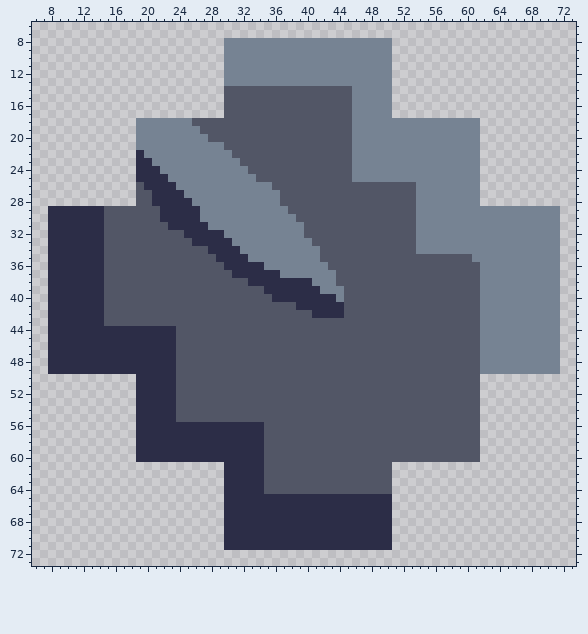
File history of a sprite sheet, sprites/entity-No3.png. Above: the version before the commit.
The file is 80x80 pixels. Shown: x 6..73, y 6..73.
The same view after the edit:
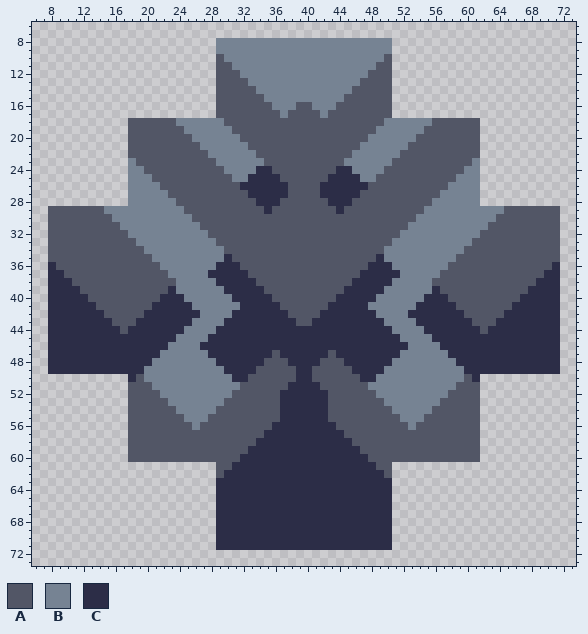
Palette (. is transparent): A #525666  B #768393  C #2c2d47
Diff:
y 8..9: x 29 . -> B
y 10: x 29 . -> A; x 50 B -> A
y 11: x 29..30 .B -> AA; x 49..50 BB -> AA
y 12: x 29..31 .BB -> AAA; x 48..50 BBB -> AAA
y 13: x 29..32 .BBB -> AAAA; x 47..50 BBBB -> AAAA
y 14: x 29 . -> A; x 34..50 AAAAAAAAAAAABBBBB -> BBBBBBBBBBBBAAAAA
y 15: x 29 . -> A; x 35..44 AAAAAAAAAA -> BBBBBBBBBB; x 46..50 BBBBB -> AAAAA
y 16: x 29 . -> A; x 36..38 AAA -> BBB; x 41..43 AAA -> BBB; x 46..50 BBBBB -> AAAAA
y 17: x 29 . -> A; x 37 A -> B; x 42 A -> B; x 46..50 BBBBB -> AAAAA
y 18: x 18..23 .BBBBB -> AAAAAA; x 26..29 AAAA -> BBBB; x 46..49 BBBB -> AAAA; x 56..61 BBBBBB -> AAAAAA
y 19: x 18..24 .BBBBBB -> AAAAAAA; x 27..30 AAAA -> BBBB; x 46..48 BBB -> AAA; x 55..61 BBBBBBB -> AAAAAAA
y 20: x 18..25 .BBBBBBB -> AAAAAAAA; x 28..31 AAAA -> BBBB; x 46..47 BB -> AA; x 54..61 BBBBBBBB -> AAAAAAAA
y 21: x 18..26 .BBBBBBBB -> AAAAAAAAA; x 30..32 AAA -> BBB; x 46 B -> A; x 53..61 BBBBBBBBB -> AAAAAAAAA
y 22: x 18..27 .CBBBBBBBB -> AAAAAAAAAA; x 31..33 AAA -> BBB; x 52..61 BBBBBBBBBB -> AAAAAAAAAA
y 23: x 18..28 .CCBBBBBBBB -> BAAAAAAAAAA; x 32..34 AAA -> BBB; x 45 A -> B; x 51..60 BBBBBBBBBB -> AAAAAAAAAA
y 24: x 18..29 .CCCBBBBBBBB -> BBAAAAAAAAAA; x 33..35 AAA -> BCC; x 44..45 AA -> CC; x 50..59 BBBBBBBBBB -> AAAAAAAAAA
y 25: x 18..30 .CCCCBBBBBBBB -> BBBAAAAAAAAAA; x 33..36 BAAA -> CCCC; x 43..46 AAAB -> CCCC; x 49..58 BBBBBBBBBB -> AAAAAAAAAA
y 26: x 18..37 .ACCCCBBBBBBBBBBBBAA -> BBBBAAAAAAAAAACCCCCC; x 42..47 AAAAAA -> CCCCCC; x 54..57 BBBB -> AAAA
y 27: x 18..37 .AACCCCBBBBBBBBBBBBA -> BBBBBAAAAAAAAAACCCCC; x 42..46 AAAAA -> CCCCC; x 54..56 BBB -> AAA
y 28: x 18..36 .AACCCCCBBBBBBBBBBB -> BBBBBBAAAAAAAAAACCC; x 43..45 AAA -> CCC; x 54..55 BB -> AA
y 29: x 8..37 CCCCCCCAAAAAAACCCCCBBBBBBBBBBB -> AAAAAAABBBBBBBBBBAAAAAAAAAACAA; x 44 A -> C; x 54 B -> A; x 65..71 BBBBBBB -> AAAAAAA
y 30: x 8..14 CCCCCCC -> AAAAAAA; x 16..38 AAAAAACCCCCBBBBBBBBBBBB -> BBBBBBBBBBAAAAAAAAAAAAA; x 64..71 BBBBBBBB -> AAAAAAAA
y 31: x 8..14 CCCCCCC -> AAAAAAA; x 17..39 AAAAAACCCCCBBBBBBBBBBBB -> BBBBBBBBBBAAAAAAAAAAAAA; x 53 A -> B; x 63..71 BBBBBBBBB -> AAAAAAAAA
y 32: x 8..14 CCCCCCC -> AAAAAAA; x 18..39 AAAAAAACCCCCBBBBBBBBBB -> BBBBBBBBBBAAAAAAAAAAAA; x 52..53 AA -> BB; x 62..71 BBBBBBBBBB -> AAAAAAAAAA
y 33: x 8..14 CCCCCCC -> AAAAAAA; x 19..40 AAAAAAACCCCCBBBBBBBBBB -> BBBBBBBBBBAAAAAAAAAAAA; x 51..53 AAA -> BBB; x 61..71 BBBBBBBBBBB -> AAAAAAAAAAA
y 34: x 8..14 CCCCCCC -> AAAAAAA; x 20..41 AAAAAAAACCCCBBBBBBBBBB -> BBBBBBBBBBAAAAAAAAAAAA; x 50..53 AAAA -> BBBB; x 60..71 BBBBBBBBBBBB -> AAAAAAAAAAAA
y 35: x 8..14 CCCCCCC -> AAAAAAA; x 21..29 AAAAAAAAC -> BBBBBBBBB; x 31..41 CCBBBBBBBBB -> AAAAAAAAAAA; x 49..58 AAAAAAAAAA -> CBBBBBBBBB; x 61..71 BBBBBBBBBBB -> AAAAAAAAAAA
y 36: x 9..14 CCCCCC -> AAAAAA; x 22..29 AAAAAAAA -> BBBBBBBC; x 32..42 CCCBBBBBBBB -> AAAAAAAAAAA; x 48..57 AAAAAAAAAA -> CCCBBBBBBB; x 62..71 BBBBBBBBBB -> AAAAAAAAAC
y 37: x 10..14 CCCCC -> AAAAA; x 23..30 AAAAAAAA -> BBBBBCCC; x 33..43 CCCCBBBBBBB -> AAAAAAAAAAA; x 47..56 AAAAAAAAAA -> CCCCCBBBBB; x 62..71 BBBBBBBBBB -> AAAAAAAACC
y 38: x 11..14 CCCC -> AAAA; x 24..32 AAAAAAAAA -> BBBBBCCCC; x 34..43 CCCCCCCBBB -> AAAAAAAAAA; x 46..55 AAAAAAAAAA -> CCCCCBBBBB; x 62..71 BBBBBBBBBB -> AAAAAAACCC
y 39: x 12..14 CCC -> AAA; x 23..56 AAAAAAAAAAAACCCCCCCBBBAAAAAAAAAAAA -> CBBBBBBCCCCCAAAAAAAAAACCCCCBBBBBBC; x 62..71 BBBBBBBBBB -> AAAAAACCCC
y 40: x 13..14 CC -> AA; x 22..57 AAAAAAAAAAAAAACCCCCCCCBAAAAAAAAAAAAA -> CCCBBBBBBCCCCCAAAAAAAACCCCCBBBBBBCCC; x 62..71 BBBBBBBBBB -> AAAAACCCCC
y 41: x 14 C -> A; x 21..36 AAAAAAAAAAAAAAAA -> CCCCCBBBBBBCCCCC; x 39..42 CCCC -> AAAA; x 45..58 AAAAAAAAAAAAAA -> CCCBBBBBBCCCCC; x 62..71 BBBBBBBBBB -> AAAACCCCCC
y 42: x 20..37 AAAAAAAAAAAAAAAAAA -> CCCCCCCBBBBCCCCCCC; x 41 C -> A; x 45..59 AAAAAAAAAAAAAAA -> CCCCBBBBCCCCCCC; x 62..71 BBBBBBBBBB -> AAACCCCCCC
y 43: x 15 A -> C; x 19..38 AAAAAAAAAAAAAAAAAAAA -> CCCCCCCBBBBCCCCCCCCC; x 41..60 AAAAAAAAAAAAAAAAAAAA -> CCCCCCCCCBBBBCCCCCCC; x 62..71 BBBBBBBBBB -> AACCCCCCCC
y 44: x 17 C -> A; x 24..71 AAAAAAAAAAAAAAAAAAAAAAAAAAAAAAAAAAAAAABBBBBBBBBB -> CBBBBCCCCCCCCCCCCCCCCCCCCCCBBBBCCCCCCCACCCCCCCCC
y 45: x 24..71 AAAAAAAAAAAAAAAAAAAAAAAAAAAAAAAAAAAAAABBBBBBBBBB -> BBBBCCCCCCCCCCCCCCCCCCCCCCCCBBBBCCCCCCCCCCCCCCCC
y 46: x 23..71 CAAAAAAAAAAAAAAAAAAAAAAAAAAAAAAAAAAAAAABBBBBBBBBB -> BBBBCCCCCCCCCCCCCCCCCCCCCCCCCCBBBBCCCCCCCCCCCCCCC
y 47: x 22..35 CCAAAAAAAAAAAA -> BBBBBBCCCCCCCC; x 37..42 AAAAAA -> CCCCCC; x 44..71 AAAAAAAAAAAAAAAAAABBBBBBBBBB -> CCCCCCCCBBBBBBCCCCCCCCCCCCCC
y 48: x 21..34 CCCAAAAAAAAAAA -> BBBBBBBBCCCCCC; x 38..41 AAAA -> CCCC; x 45..71 AAAAAAAAAAAAAAAAABBBBBBBBBB -> CCCCCCBBBBBBBBCCCCCCCCCCCCC
y 49: x 20..33 CCCCAAAAAAAAAA -> BBBBBBBBBBCCCC; x 39..40 AA -> CC; x 46..71 AAAAAAAAAAAAAAAABBBBBBBBBB -> CCCCBBBBBBBBBBCCCCCCCCCCCC
y 50: x 18..32 .CCCCCAAAAAAAAA -> CABBBBBBBBBBBCC; x 39..40 AA -> CC; x 47..59 AAAAAAAAAAAAA -> CCBBBBBBBBBBB; x 61 A -> C
y 51: x 18..31 .CCCCCAAAAAAAA -> AAABBBBBBBBBBB; x 38..41 AAAA -> CCCC; x 48..58 AAAAAAAAAAA -> BBBBBBBBBBB
y 52: x 18..30 .CCCCCAAAAAAA -> AAAABBBBBBBBB; x 37..42 AAAAAA -> CCCCCC; x 49..57 AAAAAAAAA -> BBBBBBBBB
y 53: x 18..29 .CCCCCAAAAAA -> AAAAABBBBBBB; x 37..42 AAAAAA -> CCCCCC; x 50..56 AAAAAAA -> BBBBBBB
y 54: x 18..28 .CCCCCAAAAA -> AAAAAABBBBB; x 37..42 AAAAAA -> CCCCCC; x 51..55 AAAAA -> BBBBB
y 55: x 18..23 .CCCCC -> AAAAAA; x 25..27 AAA -> BBB; x 37..42 AAAAAA -> CCCCCC; x 52..54 AAA -> BBB
y 56: x 18..34 .CCCCCCCCCCCCCCCC -> AAAAAAAABAAAAAAAA; x 36..43 AAAAAAAA -> CCCCCCCC; x 53 A -> B
y 57: x 18..44 .CCCCCCCCCCCCCCCCAAAAAAAAAA -> AAAAAAAAAAAAAAAAACCCCCCCCCC
y 58: x 18..33 .CCCCCCCCCCCCCCC -> AAAAAAAAAAAAAAAA; x 35..45 AAAAAAAAAAA -> CCCCCCCCCCC
y 59: x 18..32 .CCCCCCCCCCCCCC -> AAAAAAAAAAAAAAA; x 35..46 AAAAAAAAAAAA -> CCCCCCCCCCCC
y 60: x 18..31 .CCCCCCCCCCCCC -> AAAAAAAAAAAAAA; x 35..47 AAAAAAAAAAAAA -> CCCCCCCCCCCCC
y 61: x 29..30 .C -> AA; x 35..48 AAAAAAAAAAAAAA -> CCCCCCCCCCCCCC
y 62: x 29 . -> A; x 35..49 AAAAAAAAAAAAAAA -> CCCCCCCCCCCCCCC
y 63..64: x 29 . -> C; x 35..50 AAAAAAAAAAAAAAAA -> CCCCCCCCCCCCCCCC
y 65..71: x 29 . -> C
Changed places in both pictures, as pixel boxes (x1, y1, x2, y2):
changed: (48, 38, 560, 550)
